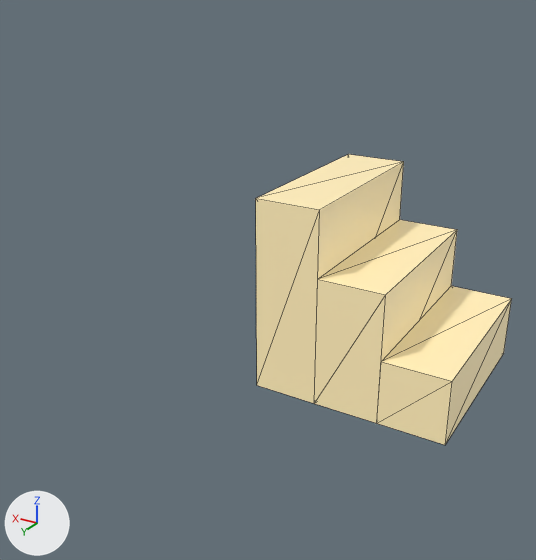
An edit to the glTF model assets/obstacles/steps_medium.glb, drawn before and after from the same camera.
Camera for both pictures: a camera (50 mm lens) standing at (-3.05, 15.43, 8.14) and looking at (3.77, 4.07, 2.46). Arrows for +X, +Y and +Z are at lower left; the lights stay in place. The picture after the commit comes second. Mesh edges are drawn as thin lines. Where no turn or scale is listed for an object, it has been applied to the vertices. Vertices at exactly the same position are counted once.

In view in the first picture: 'StepsMedium_Step0-convcol', 'StepsMedium_Step1-convcol', 'StepsMedium_Step2-convcol'.
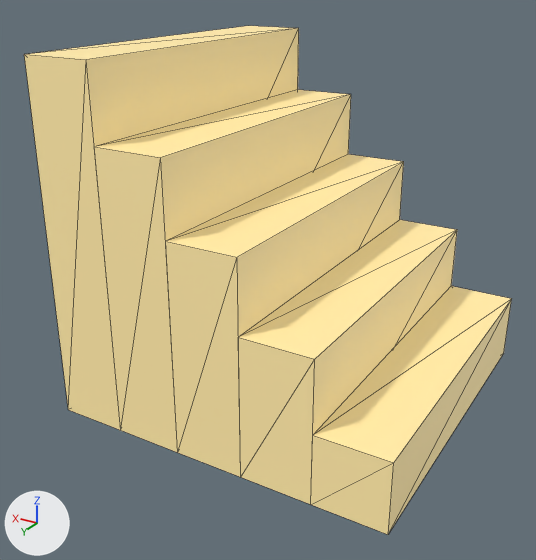
Where the newer file only moved an object's origin or applied its transform, the numbers keep the older frame.

The change, as a list of edits to the scene's bpy script:
```text
Change mat_obstaclemustard:
    mat_obstaclemustard.base_color: (1.0, 0.836, 0.475) -> (1.0, 0.8, 0.36)  # beige #ffecb7 -> yellow #ffe7a2
    mat_obstaclemustard.roughness: 0.4 -> 0.55
Change me_stepsmedium_step0_convcol:
    used by ob_stepsmedium_step0_convcol; location = (2.03, 2.02, 0.0)
    remove me_stepsmedium_step0_convcol.from_pydata(...)  # 8 vertices, 12 faces; spans x -2.03..-0.68, y -2.03..2.03, z 0.0..1.35
    add me_stepsmedium_step0_convcol.from_pydata(...)  # 8 vertices, 12 faces; spans x -2.03..-0.68, y -2.02..4.73, z 0.0..1.35
    me_stepsmedium_step0_convcol part 1: the whole mesh is scaled about its middle by (1, 1.67, 1), then moved by (0.0, 1.35, 0.0)
Change me_stepsmedium_step1_convcol:
    used by ob_stepsmedium_step1_convcol; location = (2.03, 2.02, 0.0)
    remove me_stepsmedium_step1_convcol.from_pydata(...)  # 8 vertices, 12 faces; spans x -0.68..0.68, y -2.03..2.03, z 0.0..2.7
    add me_stepsmedium_step1_convcol.from_pydata(...)  # 8 vertices, 12 faces; spans x -0.68..0.67, y -2.02..4.73, z 0.0..2.7
    me_stepsmedium_step1_convcol part 2: the whole mesh is scaled about its middle by (1, 1.67, 1), then moved by (0.0, 1.35, 0.0)
Change me_stepsmedium_step2_convcol:
    used by ob_stepsmedium_step2_convcol; location = (2.03, 2.02, 0.0)
    remove me_stepsmedium_step2_convcol.from_pydata(...)  # 8 vertices, 12 faces; spans x 0.68..2.03, y -2.03..2.03, z 0.0..4.05
    add me_stepsmedium_step2_convcol.from_pydata(...)  # 8 vertices, 12 faces; spans x 0.67..2.02, y -2.02..4.73, z 0.0..4.05
    me_stepsmedium_step2_convcol part 3: the whole mesh is scaled about its middle by (1, 1.67, 1), then moved by (0.0, 1.35, 0.0)
Add me_stepsmedium_step4_convcol:
    me_stepsmedium_step4_convcol.from_pydata(...)  # a box spanning x 5.4..6.75, y 0.0..6.75, z 0.0..6.75
    me_stepsmedium_step4_convcol.materials.append(mat_obstaclemustard)  # yellow #ffe7a2
Add me_stepsmedium_step3_convcol:
    me_stepsmedium_step3_convcol.from_pydata(...)  # a box spanning x 4.05..5.4, y 0.0..6.75, z 0.0..5.4
    me_stepsmedium_step3_convcol.materials.append(mat_obstaclemustard)  # yellow #ffe7a2
Add ob_stepsmedium_step4_convcol:
    ob_stepsmedium_step4_convcol = bpy.data.objects.new('StepsMedium_Step4-convcol', me_stepsmedium_step4_convcol)
    ob_stepsmedium_step4_convcol.location = (0.0, 0.0, 0.0)
Add ob_stepsmedium_step3_convcol:
    ob_stepsmedium_step3_convcol = bpy.data.objects.new('StepsMedium_Step3-convcol', me_stepsmedium_step3_convcol)
    ob_stepsmedium_step3_convcol.location = (0.0, 0.0, 0.0)
```

Location of each change, [x1, y1, x2, y2] in pixels of the pictures (536 x 560 px):
'StepsMedium_Step2-convcol', recoloured, surface changed, rescaled (beige to yellow, 60% wider, 30% taller): before [256, 154, 404, 403]; after [166, 154, 404, 477]
'StepsMedium_Step4-convcol', added (yellow): after [24, 26, 299, 430]
'StepsMedium_Step3-convcol', added (yellow): after [94, 90, 351, 453]
'StepsMedium_Step1-convcol', recoloured, surface changed, rescaled (beige to yellow, 53% wider, 40% taller): before [314, 220, 457, 423]; after [238, 220, 457, 505]
'StepsMedium_Step0-convcol', recoloured, surface changed, rescaled (beige to yellow, 49% wider, 56% taller): before [377, 286, 511, 445]; after [311, 286, 511, 535]
